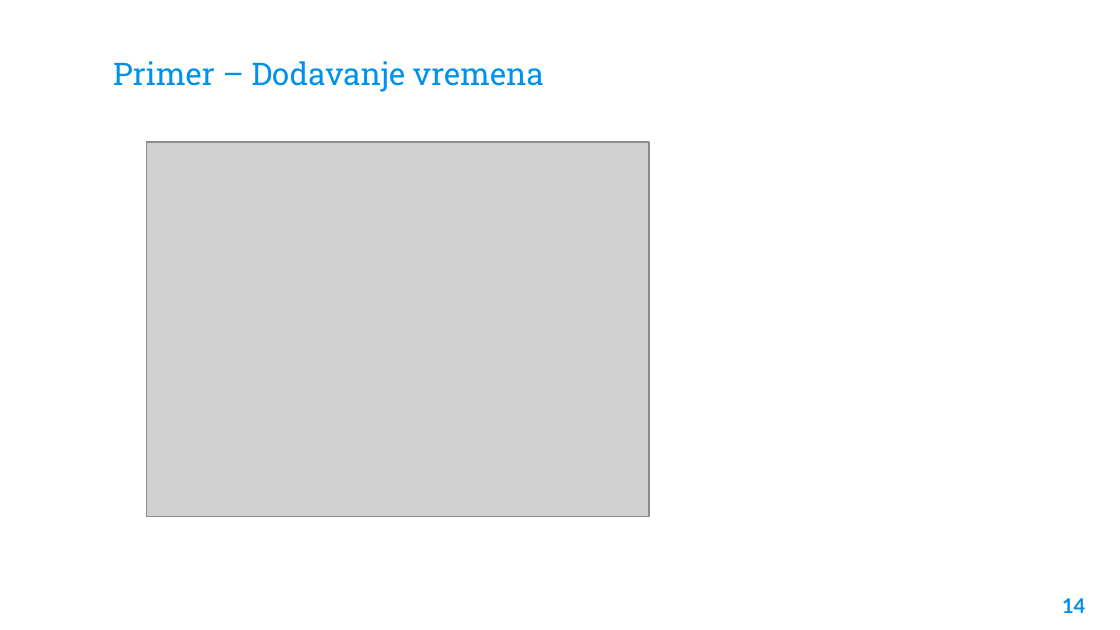
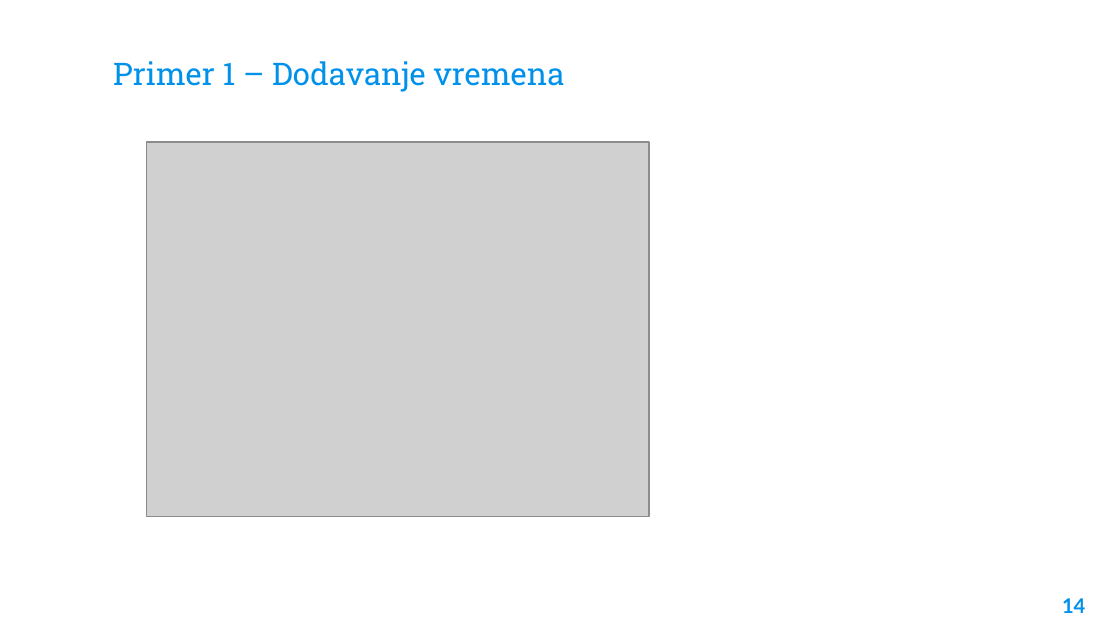
Before and after one commit to lazarm999/soa, a slide deck: slide 14 of Seminarski/Nuclio.pptx. Drawn at 1120x630 pixels with LibreOffice and Linux fonts; fonts in the diff are those of the drawing; grey boxes stand for pictures; background and template pictures are left out. Boxes give left, top, right and bottom in pixels: in the first picture for what was removed or moved away, otherwise in the second. Text is boxed around its words. In the diff, an @@ line names an element or a change of style, - is before the commit and + after.

Commit message:
Dodat jos jedan primer

```diff
--- a/Seminarski/Nuclio.pptx
+++ b/Seminarski/Nuclio.pptx
@@ title at <box>113,61,565,92</box>: text changed @@
-Primer – Dodavanje vremena
+Primer 1 – Dodavanje vremena
```
Also in this commit, not shown: 2 slides added, 1 slide removed.
